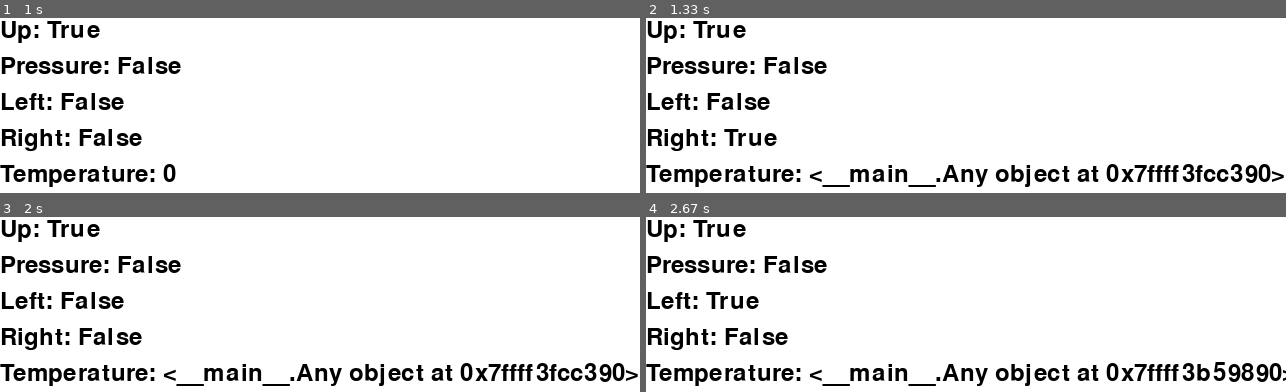
Above: before the commit, frames 1-4 (two rows, left to right).
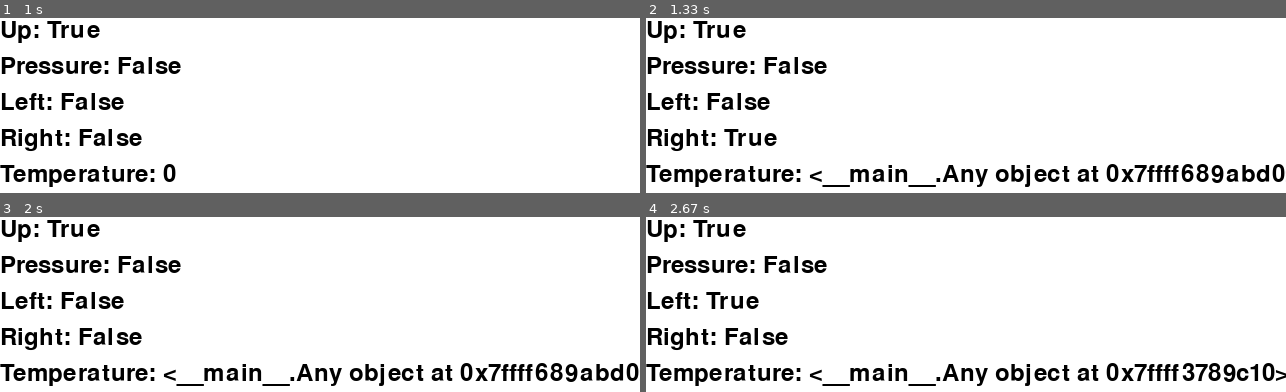
Above: after the commit, the same moments.

Repository: RIT-MDRC/Catbot
Game: pygame game, started from src/raspi/main.py
Same seed, same stepped clock (60 frames per second), same inputs: the game is played once before the commit and once after it.
Inputs:
- Up to frame 1 (1 s): tap W at 0.33 s; tap D at 0.67 s
- Up to frame 2 (1.33 s): hold Right from 1 s (still down)
- Up to frame 3 (2 s): release Right at 1.47 s
- Up to frame 4 (2.67 s): hold Left from 2.33 s (still down)

Frame 1 is identical in both runs. In frame 2, 1.1% of the frame differs, in the area x 83-100%, y 83-95%; in frame 3, 1.1%; in frame 4, 1.1%, in the area x 85-100%, y 82-95%.

Commit message:
fix: address

Diff:
--- a/src/raspi/main.py
+++ b/src/raspi/main.py
@@ -36,7 +36,7 @@
     sysFont = pygame.font.SysFont("Ariel", 36)
     screen = pygame.display.set_mode((640, 480))
     clock = pygame.time.Clock()
-    motor = MotorController(26, 49)
+    motor = MotorController(26, 0)
 
     return sysFont, screen, clock, motor
 
